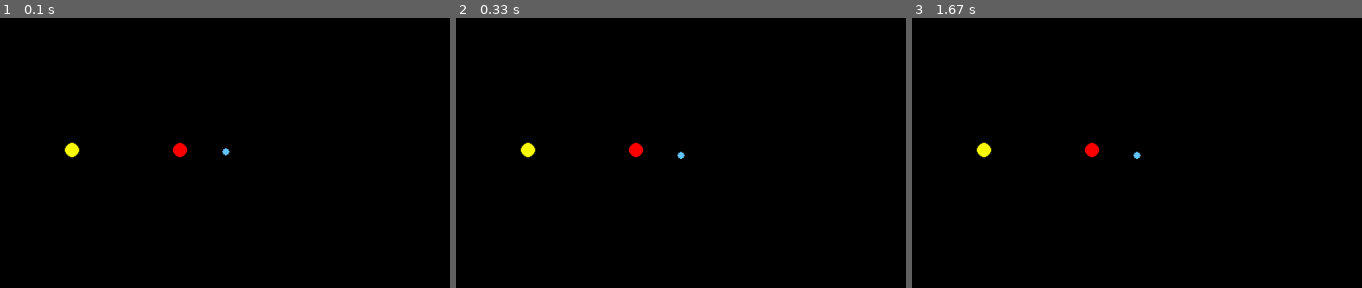
Above: before the commit, frames 1-3 (left to right).
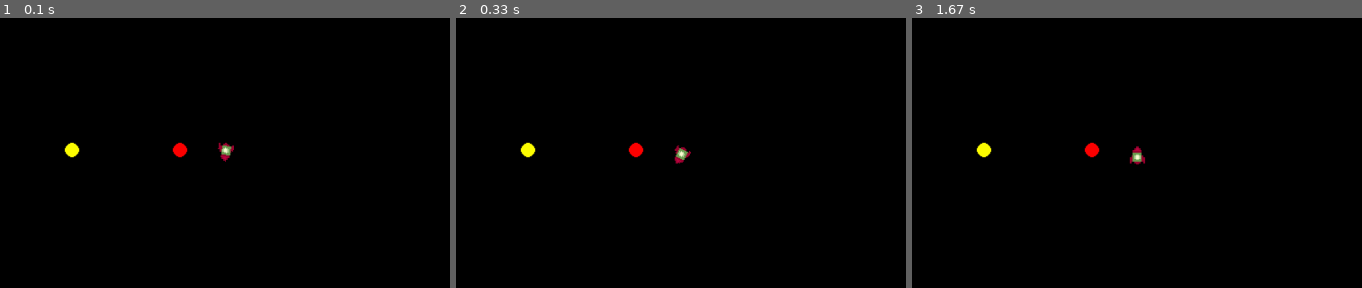
Above: after the commit, the same moments.

Repository: maxim739/Hackathon26
Game: pygame game, started from MovingStatic.py
The game is run twice, just before and just after one commit, with the same random seed, the same clock (stepped at 60 frames per second) and the same inputs.
Inputs:
- Up to frame 1 (0.1 s): no input
- Up to frame 2 (0.33 s): no input
- Up to frame 3 (1.67 s): tap S at 0.33 s
The pictures show only the part of the screen within x 42-92%, y 26-76%; the shares and areas given below are measured in that part.

The runs differ from the first frame. In frame 1, 0.2% of the frame differs, in the area x 48-52%, y 45-54%; in frame 2, 0.2%, in the area x 48-53%, y 47-55%; in frame 3, 0.2%.

Commit message:
made rotation

Diff:
--- a/MovingStatic.py
+++ b/MovingStatic.py
@@ -1,10 +1,12 @@
 import pygame
 import math
+
 
 
 # initialize pygame
 pygame.init()
 running = True
+gamestopped = False
 clock = pygame.time.Clock()
 
 width = 1000
@@ -12,12 +14,18 @@
 screen = pygame.display.set_mode((width, height))
 pygame.display.set_caption("Gravity Ball")
 
+#convert alpha keeps png transparent
+rocket_img = pygame.image.load("/Users/willgray/Desktop/Hackathon26/rocket.png").convert_alpha()
+#scales the image up..
+rocket_img = pygame.transform.scale(rocket_img, (20, 20))
+
+print(pygame.version.ver)
+
 
 G = 6.67430e-11
 #This scale stuff is stolen from a man on the internet
 scale = 6e-11
 dt = 864000 #TEN days in seconds
-gamestopped = False
 
 class Static_body:
     def __init__(self, x, y, mass, radius, color):
@@ -34,12 +42,13 @@
 
 
 class Moving_body:
-    def __init__(self, x, y, vx, vy, mass, radius, color):
+    def __init__(self, x, y, vx, vy, mass, radius, color, image=None):
         self.x, self.y = x, y
         self.vx, self.vy = vx, vy
         self.mass = mass
         self.radius = radius
         self.color = color
+        self.image = image
 
     def update_position(self, bodies):
         #Euler Numerical Integration.. Not stable long term but should be fine for our game?
@@ -87,12 +96,31 @@
 
         screen_x = int(self.x * scale + width // 2)
         screen_y = int(self.y * scale + height // 2)
-        pygame.draw.circle(screen, self.color, (screen_x, screen_y), self.radius)
+
+        if self.image:
+            #only roate when body is moving
+            if self.vx != 0 or self.vy != 0:
+                # atan2 returns angle between two axis in radians
+                # use math.degrees to change into degrees
+                angle = math.degrees(math.atan2(self.vy, -self.vx))
+
+                angle += 90
+                # rotates the image... uses pygame transform
+                rotated_image = pygame.transform.rotate(self.image, angle)
+
+                #draws the image as a rect
+                rect = rotated_image.get_rect(center=(screen_x, screen_y))
+                screen.blit(rotated_image, rect)
+            else:
+                rect = self.image.get_rect(center=(screen_x, screen_y))
+                screen.blit(self.image, rect)
+        else:
+            pygame.draw.circle(screen, self.color, (screen_x, screen_y), self.radius)
 
 bodies = [
     Static_body(0, 0, 1.989e30, 8, (255, 255, 0)),
     Static_body(2e12, 0, 2e30, 8, (255,0,0)),
-    Moving_body(2.867e12, 0, 0, 6810, 8.681e25, 4, (100, 200, 255))
+    Moving_body(2.867e12, 0, 0, 6810, 8.681e25, 4, (100, 200, 255), rocket_img)
 ]
 
 while running:
Binary file added: rocket.png
